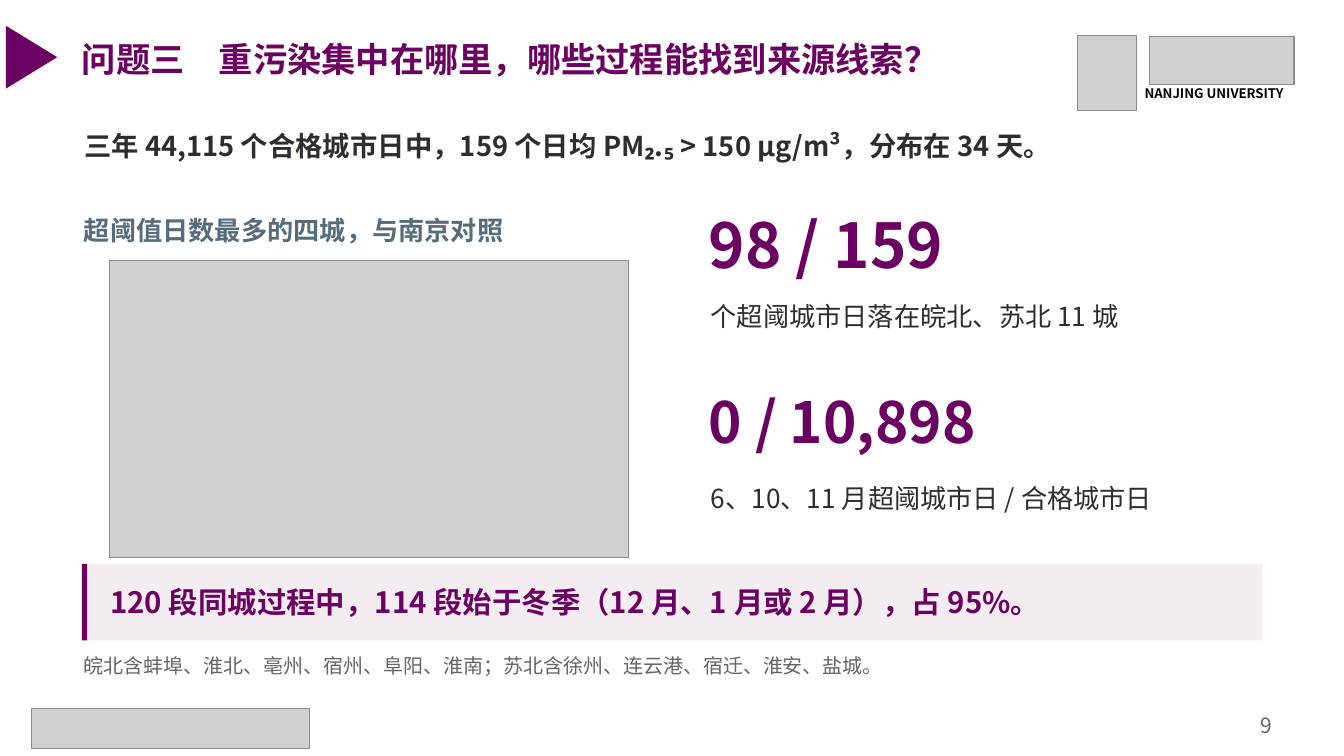
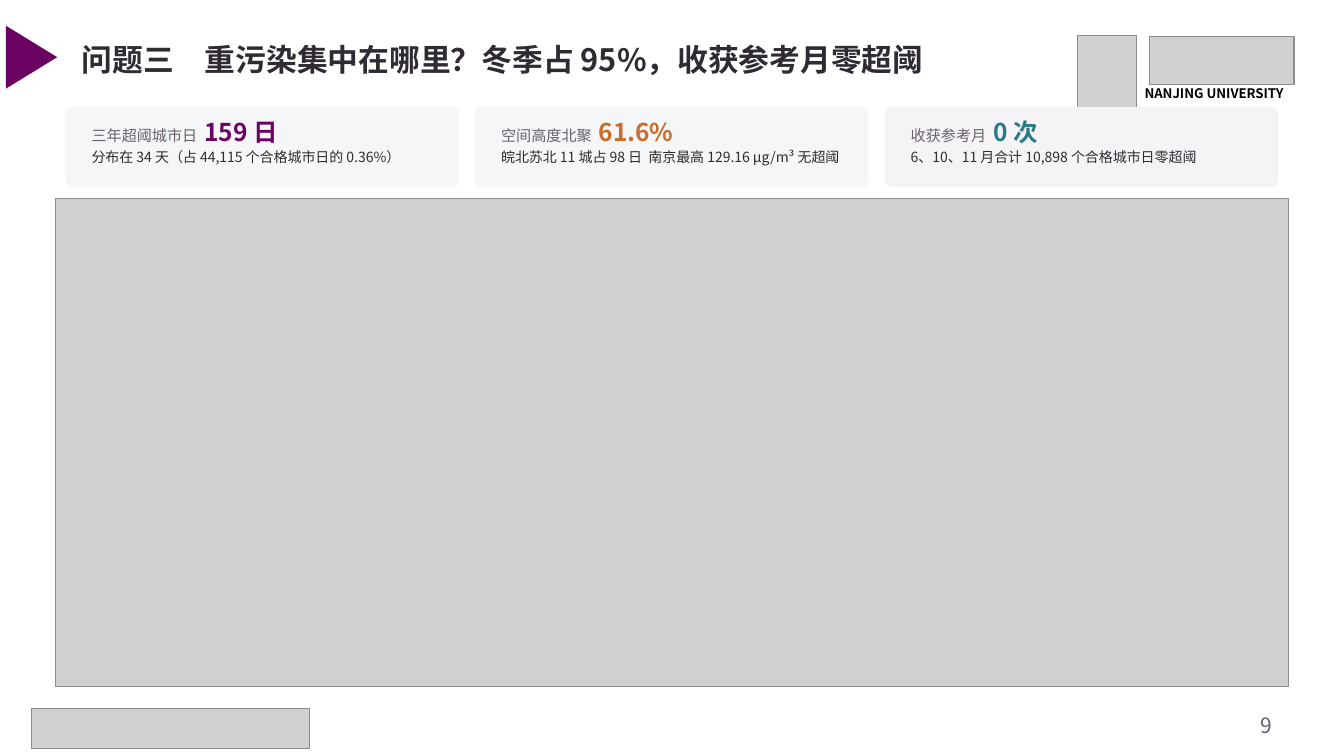
Before and after one commit to gxm-nju/china-air-pollution, a slide deck: slide 9 of docs/课堂展示.pptx. Drawn at 1344x756 pixels with LibreOffice and Linux fonts; fonts in the diff are those of the drawing; grey boxes stand for pictures. Boxes give left, top, right and bottom in pixels: in the first picture for what was removed or moved away, otherwise in the second. Text is boxed around its words. In the diff, an @@ line names an element or a change of style, - is before the commit and + after.

Commit message:
更新14页课堂汇报PPT、最终版研究报告、补充对照实验与三年核心图表

```diff
--- a/docs/课堂展示.pptx
+++ b/docs/课堂展示.pptx
@@ text at [82,44,924,75]: text changed; size 24.5 to 22 pt; text colour #6B0261 to #302B33 @@
-问题三 重污染集中在哪里，哪些过程能找到来源线索？
+问题三 重污染集中在哪里？冬季占 95%，收获参考月零超阈
@@ rounded rectangle added at [66,107,459,188], fill #F5F6F8 @@
@@ rounded rectangle added at [475,107,868,188], fill #F5F6F8 @@
@@ rounded rectangle added at [885,107,1278,188], fill #F6F3F7 @@
@@ text removed at [84,131,1051,163] @@
-三年 44,115 个合格城市日中，159 个日均 PM₂.₅ > 150 µg/m³，分布在 34 天。
@@ text added at [92,121,400,165], 10 pt, text #302B33 @@
+三年超阈城市日 159 日
+分布在 34 天（占 44,115 个合格城市日的 0.36%）
@@ text added at [501,122,840,166], 10 pt, text #302B33 @@
+空间高度北聚 61.6%
+皖北苏北 11 城占 98 日 南京最高 129.16 µg/m³ 无超阈
@@ text added at [911,120,1197,165], 10 pt, text #302B33 @@
+收获参考月 0 次
+6、10、11 月合计 10,898 个合格城市日零超阈
@@ picture added at [55,199,1289,688] @@
@@ text removed at [84,217,503,244] @@
-超阈值日数最多的四城，与南京对照
@@ text removed at [709,221,944,269] @@
-98 / 159
@@ picture removed at [109,260,628,558] @@
@@ text removed at [711,304,1118,328] @@
-个超阈城市日落在皖北、苏北 11 城
@@ text removed at [709,400,976,455] @@
-0 / 10,898
@@ text removed at [711,486,1152,510] @@
-6、10、11 月超阈城市日 / 合格城市日
@@ rectangle removed at [82,564,1262,640] @@
@@ rectangle removed at [82,564,87,640] @@
@@ text removed at [110,588,1040,617] @@
-120 段同城过程中，114 段始于冬季（12 月、1 月或 2 月），占 95%。
@@ text removed at [84,656,883,676] @@
-皖北含蚌埠、淮北、亳州、宿州、阜阳、淮南；苏北含徐州、连云港、宿迁、淮安、盐城。
```
Also in this commit, not shown: 4 other slides changed, 7 slides added, 6 slides removed, 19 other files.
